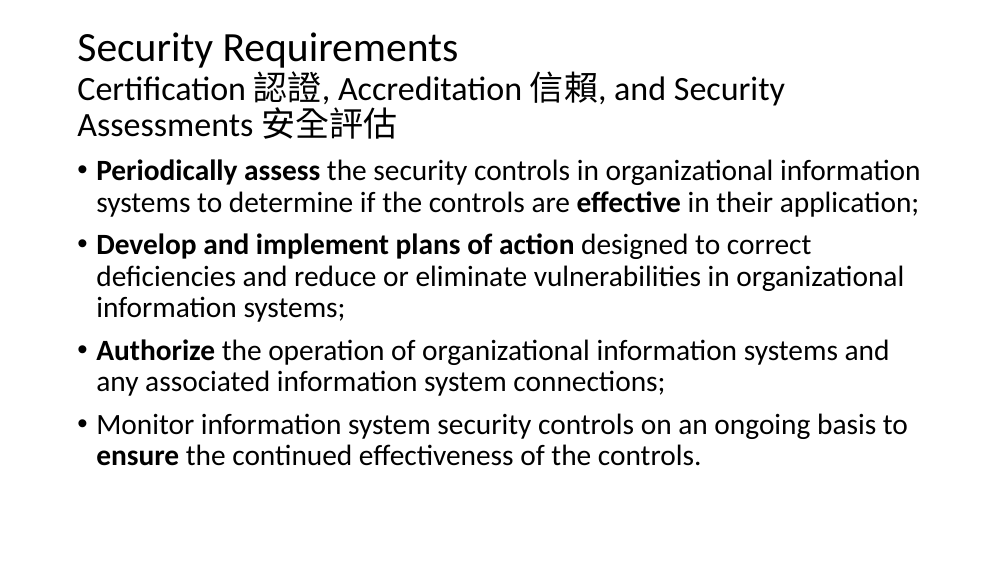
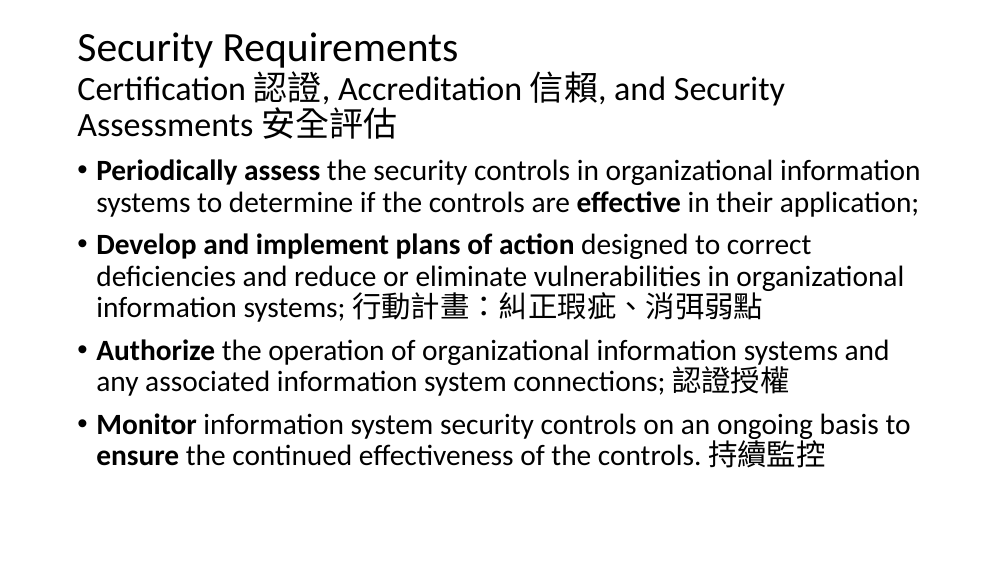
Before and after one commit to ywdeng/uscojywdeng, a slide deck: slide 34 of src/assets/1091/Security/CH01/01-overview.pptx (slide 33 before the commit). Drawn at 1008x567 pixels with LibreOffice and Linux fonts; fonts in the diff are those of the drawing. Boxes give left, top, right and bottom in pixels: in the first picture for what was removed or moved away, otherwise in the second. Text is boxed around its words. In the diff, an @@ line names an element or a change of style, - is before the commit and + after.

```diff
--- a/src/assets/1091/Security/CH01/01-overview.pptx
+++ b/src/assets/1091/Security/CH01/01-overview.pptx
@@ text at [96,233,911,468]: text changed @@
-• Develop and implement plans of action designed to correct deficiencies and reduce or eliminate vulnerabilities in organizational information systems;
-• Authorize the operation of organizational information systems and any associated information system connections;
-• Monitor information system security controls on an ongoing basis to ensure the continued effectiveness of the controls.
+• Develop and implement plans of action designed to correct deficiencies and reduce or eliminate vulnerabilities in organizational information systems; 行動計畫：糾正瑕疵、消弭弱點
+• Authorize the operation of organizational information systems and any associated information system connections; 認證授權
+• Monitor information system security controls on an ongoing basis to ensure the continued effectiveness of the controls. 持續監控
```
Also in this commit, not shown: 31 other slides changed, 1 slide added, 1 other file.
